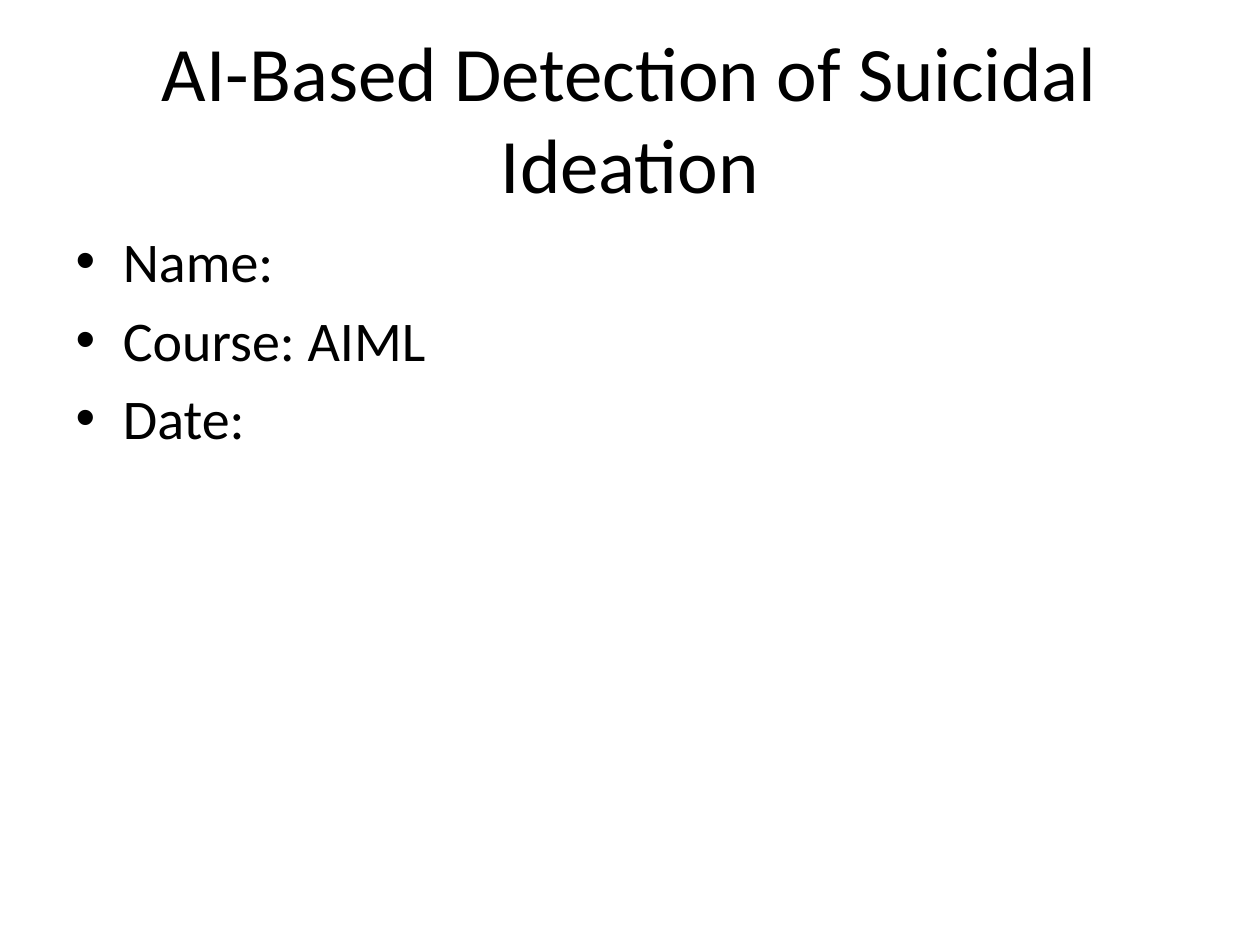
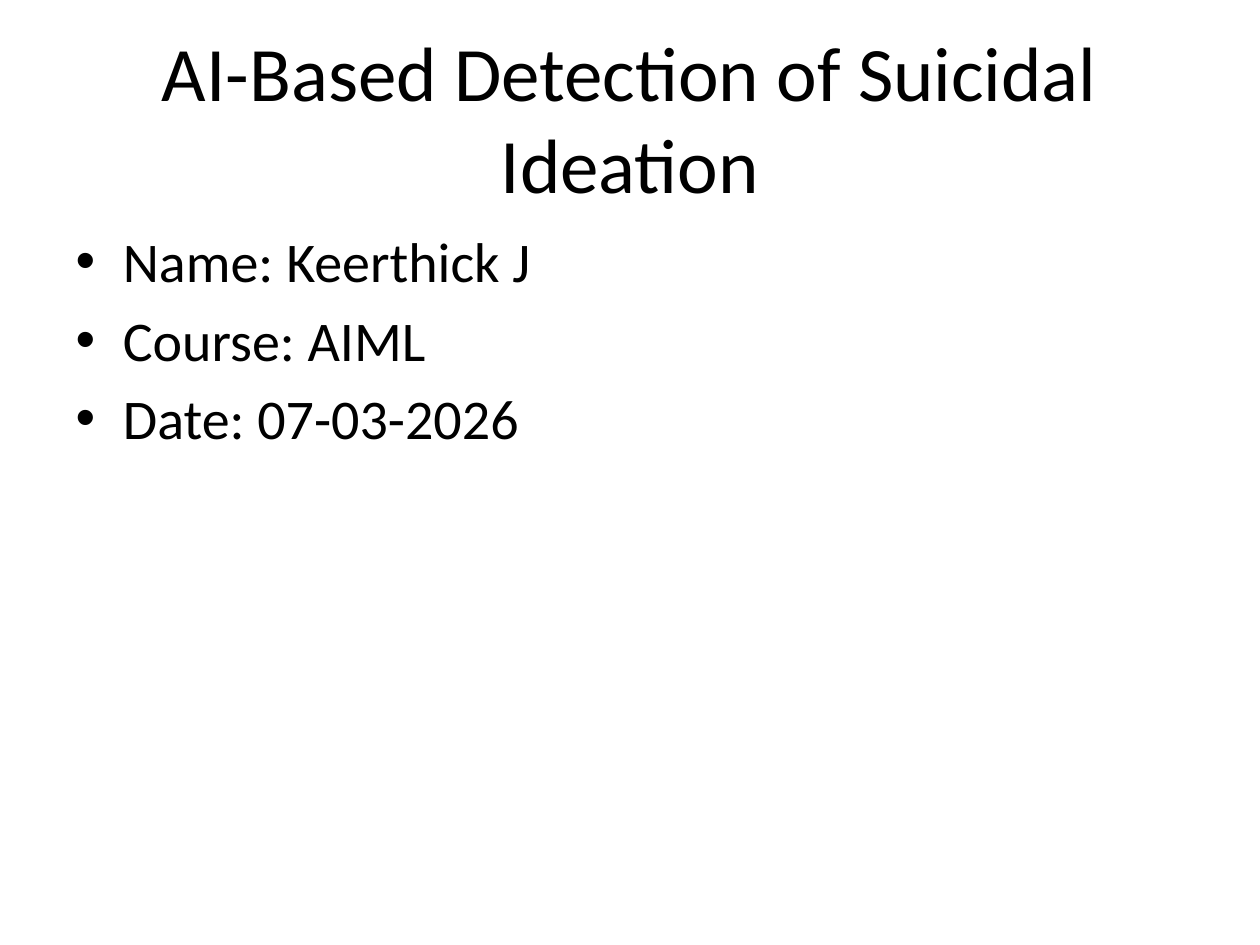
Before and after one commit to Keerthick2309/Suicidal-Detection-AI, a slide deck: slide 1 of Suicide_AI_Project_Presentation.pptx. Drawn at 1260x945 pixels with LibreOffice and Linux fonts; fonts in the diff are those of the drawing. Boxes give left, top, right and bottom in pixels: in the first picture for what was removed or moved away, otherwise in the second. Text is boxed around its words. In the diff, an @@ line names an element or a change of style, - is before the commit and + after.

```diff
--- a/Suicide_AI_Project_Presentation.pptx
+++ b/Suicide_AI_Project_Presentation.pptx
@@ text at [123,243,530,283]: text changed @@
-• Name:
+• Name: Keerthick J
@@ text at [123,401,518,440]: text changed @@
-• Date:
+• Date: 07-03-2026
```
Also in this commit, not shown: 7 other slides changed, 1 slide removed.
